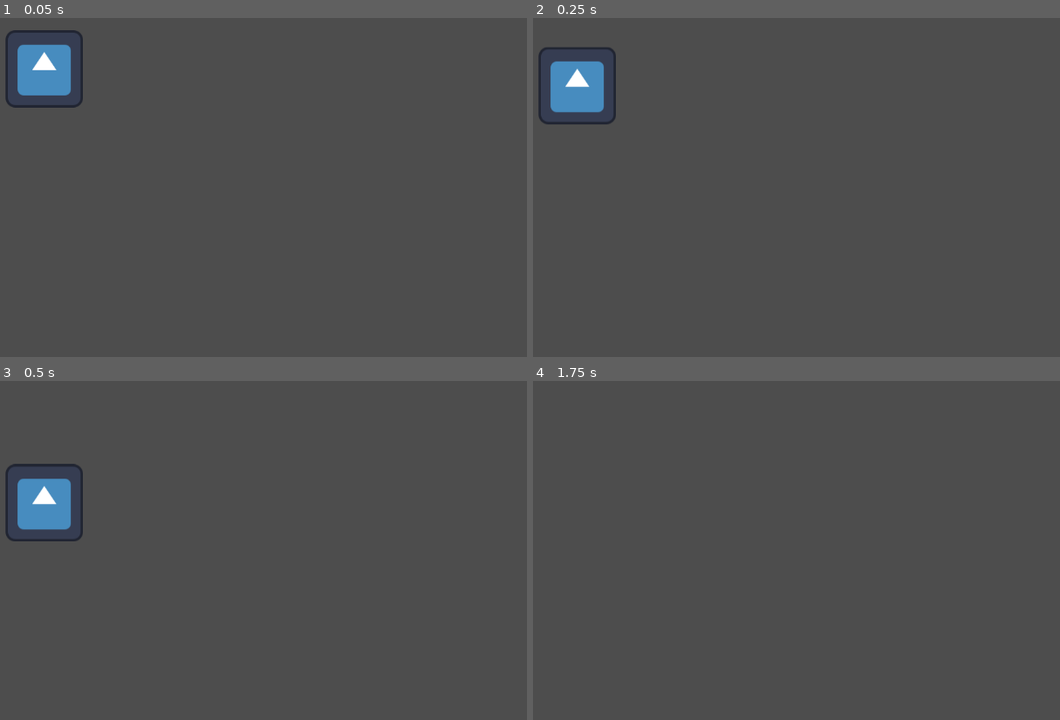
Above: before the commit, frames 1-4 (two rows, left to right).
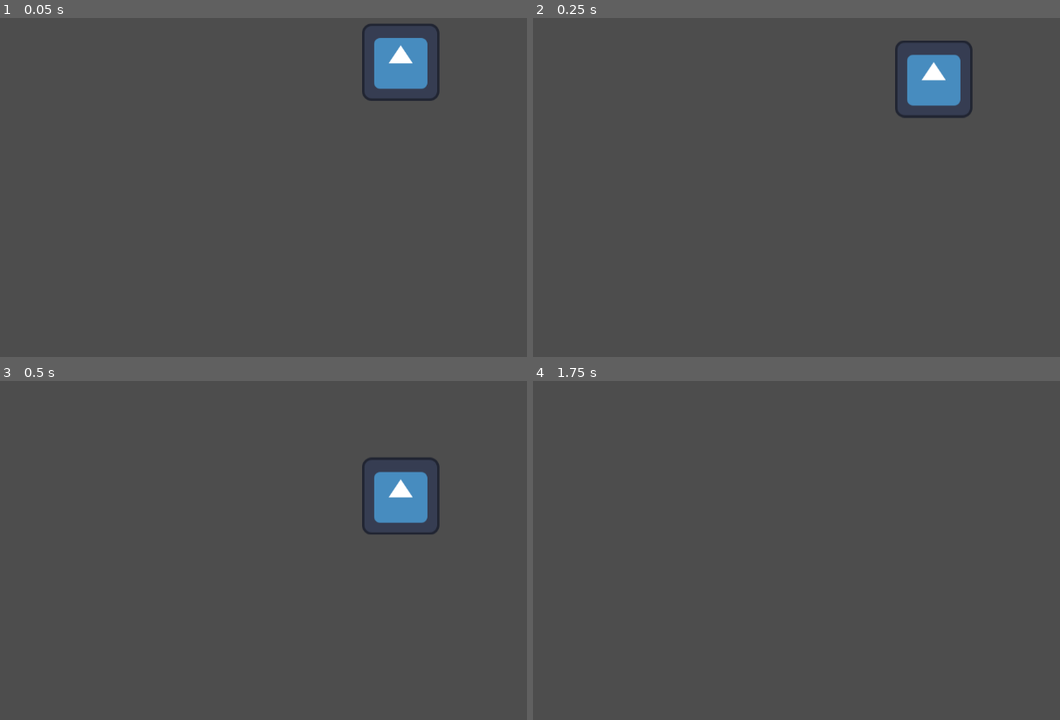
Above: after the commit, the same moments.

Repository: lilnoggi/SplitLight_GameJam2025
Game: Godot game, scene res://main.tscn
Two runs of this game, one before a commit and one after it. Both use one fixed random seed, a clock stepped at 60 frames per second and the inputs below. Before the commit the project has no main scene; this scene is started directly in both runs. The engine's default icon, where the game draws it, is replaced by a stand-in: a white triangle on a blue panel in a dark square.
Inputs:
- Up to frame 1 (0.05 s): no input
- Up to frame 2 (0.25 s): no input
- Up to frame 3 (0.5 s): no input
- Up to frame 4 (1.75 s): tap Enter (ui_accept) at 0.5, 0.77, 1.52 s; hold Right (ui_right) from 0.53 s (still down)

The runs differ from the first frame. In frame 1, 3.9% of the frame differs, in the area x 0-84%, y 1-27%; in frame 2, 3.9%, in the area x 0-84%, y 6-32%; in frame 3, 3.9%; in frame 4, nothing differs.

Commit message:
Added Camera

Diff:
--- a/main.tscn
+++ b/main.tscn
@@ -11,5 +11,7 @@
 [node name="CollisionShape2D" type="CollisionShape2D" parent="CharacterBody2D"]
 
 [node name="Icon" type="Sprite2D" parent="CharacterBody2D"]
-position = Vector2(164, 170)
+position = Vector2(177, -165)
 texture = ExtResource("2_h2yge")
+
+[node name="Camera2D" type="Camera2D" parent="."]
--- a/project.godot
+++ b/project.godot
@@ -11,5 +11,6 @@
 [application]
 
 config/name="PixelGameJam2025"
+run/main_scene="uid://b0fmrjnpeusyw"
 config/features=PackedStringArray("4.4", "Forward Plus")
 config/icon="res://icon.svg"
